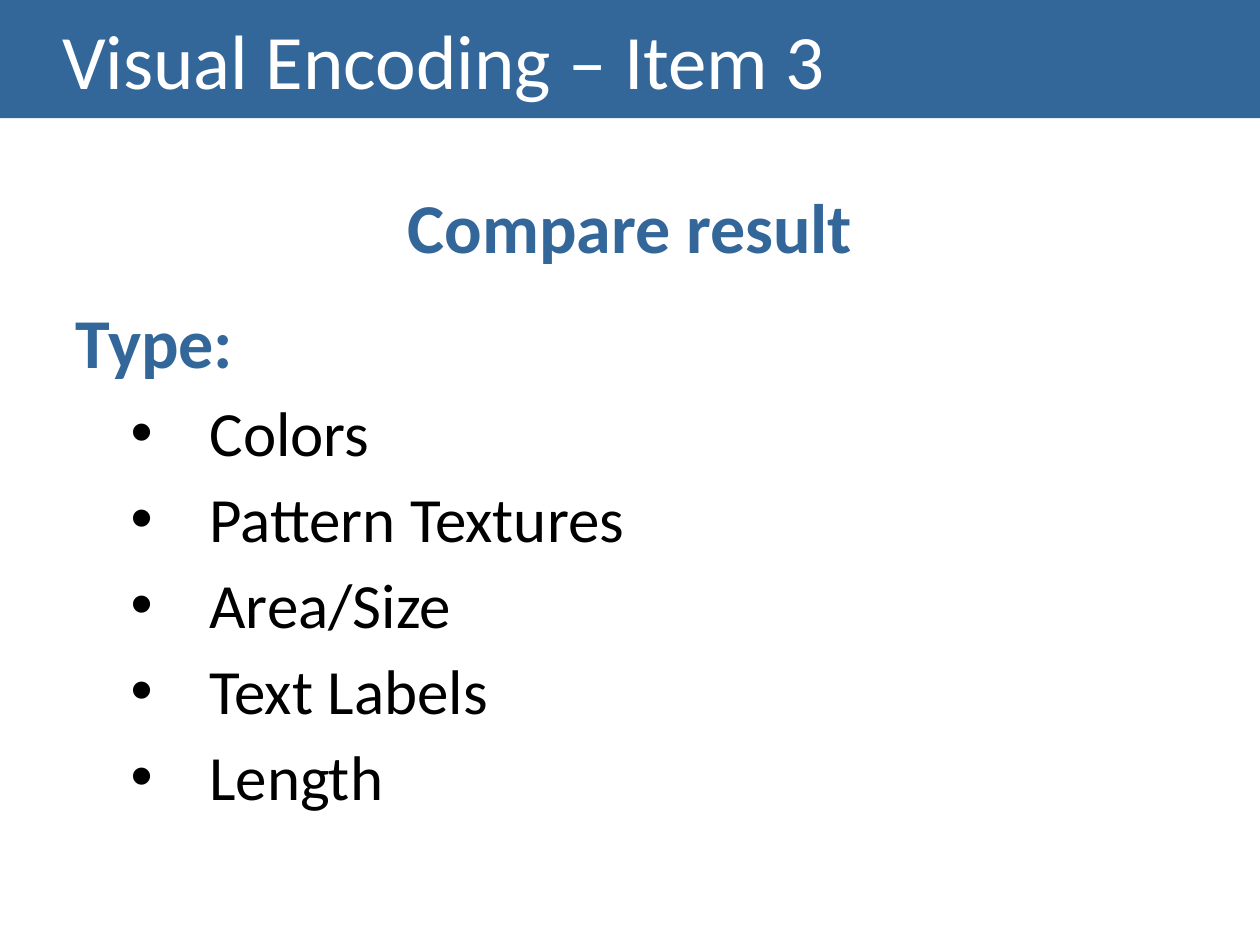
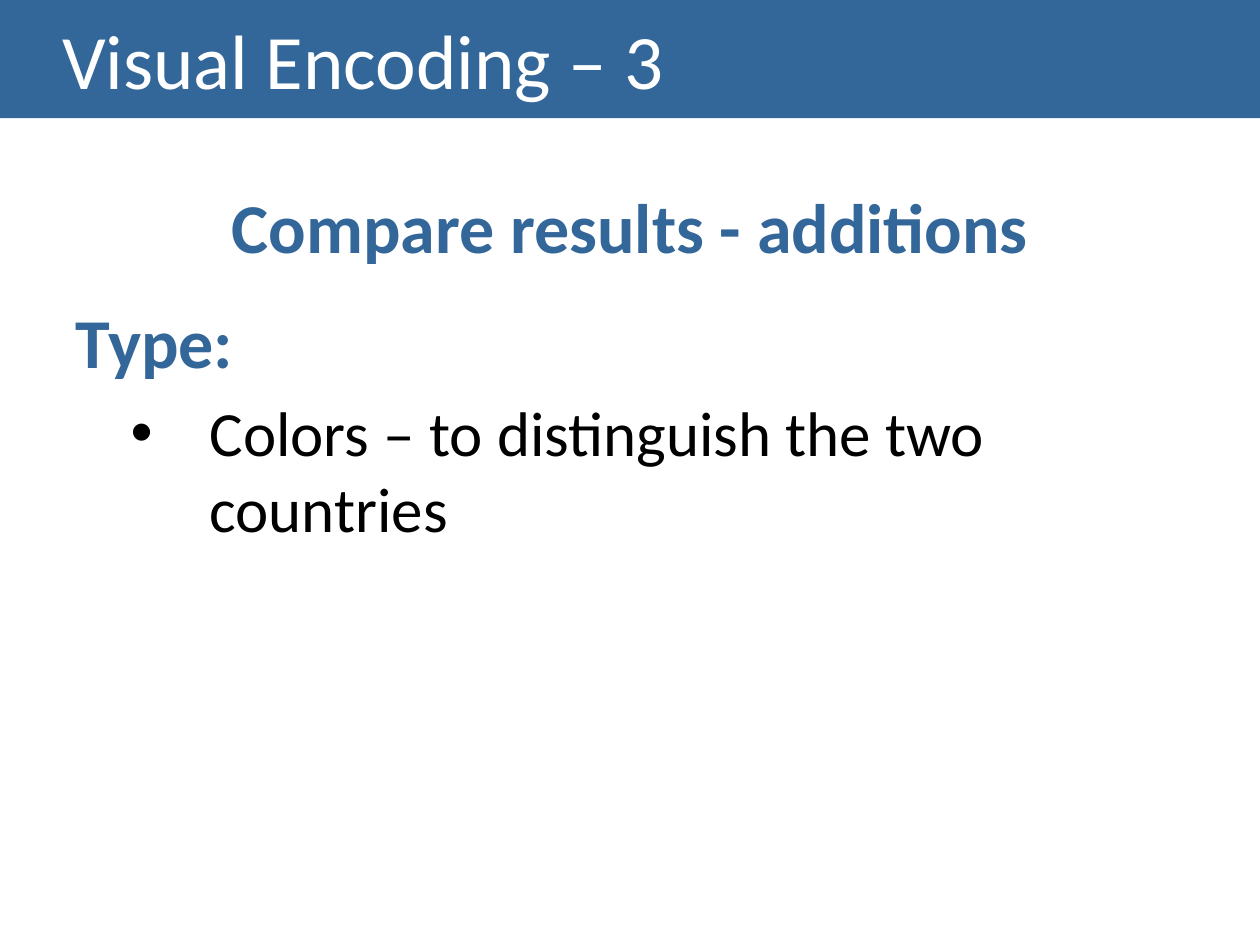
Before and after one commit to carboned4/V_I_2015_1, a slide deck: slide 11 of checkpoint3/G01A - Presentation 3.pptx. Drawn at 1260x945 pixels with LibreOffice and Linux fonts; fonts in the diff are those of the drawing. Boxes give left, top, right and bottom in pixels: in the first picture for what was removed or moved away, otherwise in the second. Text is boxed around its words. In the diff, an @@ line names an element or a change of style, - is before the commit and + after.

```diff
--- a/checkpoint3/G01A - Presentation 3.pptx
+++ b/checkpoint3/G01A - Presentation 3.pptx
@@ title at (x1=62, y1=35, x2=663, y2=103): text changed @@
-Visual Encoding – Item 3
+Visual Encoding – 3
@@ text at (x1=232, y1=204, x2=1028, y2=264): text changed @@
-Compare result
+Compare results - additions
@@ text at (x1=209, y1=412, x2=984, y2=533): text changed @@
-  • Colors
-  • Pattern Textures
-  • Area/Size
-  • Text Labels
-  • Length
+  • Colors – to distinguish the two countries
```
Also in this commit, not shown: 10 other slides changed, 2 other files.
